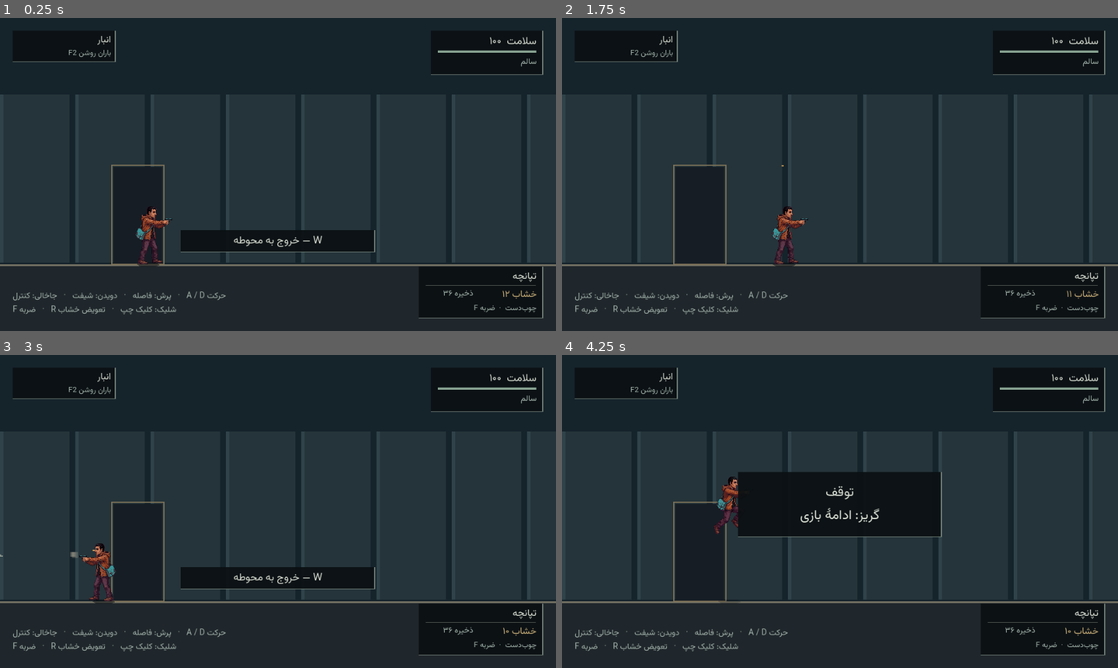
Above: before the commit, frames 1-4 (two rows, left to right).
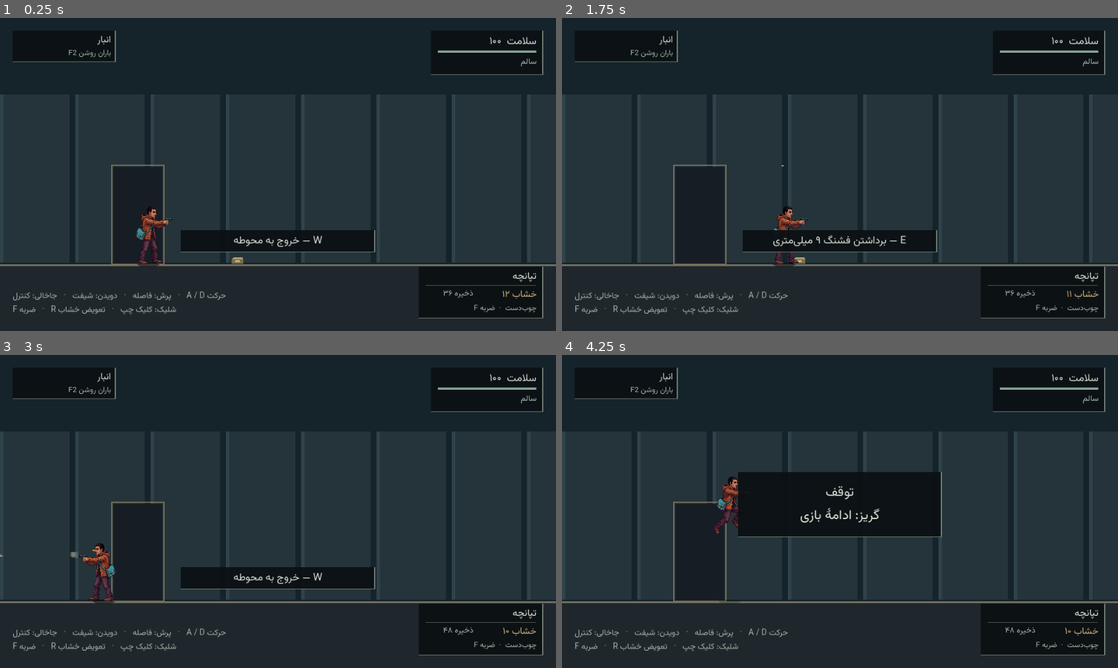
Above: after the commit, the same moments.

Repository: dirakokha/last-haven-game
Game: Godot game, scene res://scenes/side/Warehouse.tscn
The game is run twice, just before and just after one commit, with the same random seed, the same clock (stepped at 60 frames per second) and the same inputs. This scene is started directly instead of the project's main scene.
Inputs (mouse positions are in pixels of both pictures, inside the frame that each line leads up to):
- Up to frame 1 (0.25 s): no input
- Up to frame 2 (1.75 s): tap Enter (restart) at 0.5 s; move the mouse to (962, 158) at 0.52 s; hold D (move_right) 0.53-1.25 s; tap F (bat) at 0.6 s; tap Space (side_jump) at 0.77 s; click (962, 158) at 0.8 s; drag from (728, 190) to (812, 237) at 1.27 s
- Up to frame 3 (3 s): tap Enter (restart) at 2 s; move the mouse to (333, 442) at 2.02 s; hold A (move_left) 2.03-2.75 s; hold Shift (sprint) 2.03-2.75 s; tap E (side_interact) at 2.1 s; drag from (250, 574) to (111, 464) at 2.77 s
- Up to frame 4 (4.25 s): tap Enter (restart) at 3.5 s; move the mouse to (1006, 558) at 3.52 s; hold D (move_right) from 3.53 s (still down); tap F (bat) at 3.6 s; tap Space (side_jump) at 3.77 s; click (1006, 558) at 3.8 s; tap Escape (pause) at 4.15 s

The runs differ from the first frame. In frame 1, less than 0.1% of the frame differs, in the area x 41-44%, y 76-79%; in frame 2, 2.3%, in the area x 32-68%, y 67-79%; in frame 3, less than 0.1%; in frame 4, less than 0.1%.

Commit message:
Share side-view interactions across doors and ammo pickups
Co-authored-by: arena-agent <297053741+arena-agent@users.noreply.github.com>

Diff:
--- a/scenes/side/Court.tscn
+++ b/scenes/side/Court.tscn
@@ -18,4 +18,5 @@
 script = ExtResource("Portal")
 destination = "res://scenes/side/Warehouse.tscn"
 arrival = &"FromCourt"
+placement_id = &"court.door.warehouse"
 entrance_text = "ورود به انبار"
--- a/scenes/side/Warehouse.tscn
+++ b/scenes/side/Warehouse.tscn
@@ -1,7 +1,9 @@
-[gd_scene load_steps=3 format=3]
+[gd_scene load_steps=4 format=3]
 
 [ext_resource type="Script" path="res://scripts/side/side_room.gd" id="Room"]
 [ext_resource type="Script" path="res://scripts/side/side_portal.gd" id="Portal"]
+
+[ext_resource type="Script" path="res://scripts/side/side_ammo_pickup.gd" id="AmmoPickup"]
 
 [node name="Warehouse" type="Node2D"]
 script = ExtResource("Room")
@@ -19,4 +21,26 @@
 script = ExtResource("Portal")
 destination = "res://scenes/side/Court.tscn"
 arrival = &"FromWarehouse"
+placement_id = &"warehouse.door.court"
 entrance_text = "خروج به محوطه"
+
+[node name="AmmoPickup" type="Marker2D" parent="."]
+position = Vector2(410, 425)
+z_index = 1
+script = ExtResource("AmmoPickup")
+rounds = 12
+placement_id = &"warehouse.pickup.9mm.01"
+prompt_text = "برداشتن فشنگ ۹ میلی‌متری"
+reach = 56.0
+
+[node name="Box" type="Polygon2D" parent="AmmoPickup"]
+color = Color(0.47, 0.43, 0.31, 1)
+polygon = PackedVector2Array(-10, -9, 10, -9, 10, -1, -10, -1)
+
+[node name="Lid" type="Polygon2D" parent="AmmoPickup"]
+color = Color(0.71, 0.63, 0.42, 1)
+polygon = PackedVector2Array(-10, -9, -6, -12, 9, -12, 10, -9)
+
+[node name="Label" type="Polygon2D" parent="AmmoPickup"]
+color = Color(0.81, 0.73, 0.54, 1)
+polygon = PackedVector2Array(-4, -7, 4, -7, 4, -4, -4, -4)
--- /dev/null
+++ b/scripts/side/side_ammo_pickup.gd
@@ -0,0 +1,28 @@
+class_name SideAmmoPickup
+extends SideInteractable
+
+const AMMO_ID := &"ammo.9mm"
+const MAX_RESERVE := 9223372036854775807
+@export_range(1, 100) var rounds := 12
+var _run_state: SideRunState
+
+func _ready() -> void:
+	_run_state = SideRunState.for_tree(get_tree())
+	if _run_state.is_collected(placement_id):
+		_consume()
+
+func _is_available(actor: SidePlayer) -> bool:
+	# add_reserve() saturates, so reject a grant that wouldn't fit in full.
+	return _run_state != null and not _run_state.is_collected(placement_id) \
+		and rounds > 0 and actor.reserve_for(AMMO_ID) <= MAX_RESERVE - rounds
+
+func _activate(actor: SidePlayer) -> bool:
+	actor.add_reserve(AMMO_ID, rounds)
+	_run_state.record_collected(placement_id)
+	_consume()
+	return true
+
+func _consume() -> void:
+	enabled = false
+	hide()
+	queue_free()
--- a/scripts/side/side_hud.gd
+++ b/scripts/side/side_hud.gd
@@ -95,7 +95,7 @@
 	add_child(item)
 	return item
 
-func refresh(room: Node, entry: String) -> void:
+func refresh(room: Node, entry: SideInteractable = null) -> void:
 	var player_vitals: CharacterVitals = room.player.vitals
 	var hp := player_vitals.health
 	location.text = tr("انبار" if room.indoor else "محوطهٔ بارگیری")
@@ -115,8 +115,15 @@
 	mag_count.text = tr("خشاب %s") % digits(firearm.magazine)
 	reserve_count.text = tr("ذخیره %s") % digits(room.player.reserve_for(firearm.definition.ammo_id))
 	gear.text = tr("چوب‌دست  ·  ضربه %s") % ltr("F")
-	prompt.visible = (entry != "" or failure) and not room.defeated
-	prompt.text = tr("ورود در دسترس نیست") if failure else tr("%s — %s") % [entrance_key(), entry]
+	var message := ""
+	if not room.defeated and not room.transitioning and not get_tree().paused:
+		if entry != null:
+			message = tr("%s — %s") % [action_key(entry.input_action), entry.interaction_prompt()]
+		elif failure:
+			message = tr("ورود در دسترس نیست")
+	if prompt.text != message:
+		prompt.text = message
+	prompt.visible = not message.is_empty()
 	result.visible = room.defeated or get_tree().paused
 	if room.defeated:
 		result.text = tr("بازمانده از پا افتاد\nانتر: شروع دوباره")
@@ -126,11 +133,12 @@
 func ltr(text: String) -> String:
 	return "\u2066" + text + "\u2069"
 
-func entrance_key() -> String:
-	var keys := InputMap.action_get_events("side_entrance")
-	if not keys.is_empty() and keys[0] is InputEventKey:
-		return ltr(OS.get_keycode_string(keys[0].physical_keycode))
-	return tr("کلید ورود")
+func action_key(action: StringName) -> String:
+	for binding in InputMap.action_get_events(action):
+		if binding is InputEventKey:
+			var code: Key = binding.physical_keycode if binding.physical_keycode != 0 else binding.keycode
+			return ltr(OS.get_keycode_string(code))
+	return tr("کلید تعامل")
 
 func digits(n: int) -> String:
 	var text := str(n)
@@ -147,16 +155,16 @@
 	var room := get_parent()
 	if event.is_action_pressed("pause") and not room.transitioning and not room.defeated:
 		get_tree().paused = not get_tree().paused
-		refresh(room, "")
+		refresh(room)
 		get_viewport().set_input_as_handled()
 	elif event.is_action_pressed("restart") and room.defeated:
 		get_viewport().set_input_as_handled()
-		get_tree().change_scene_to_file("res://scenes/side/Court.tscn")
+		room.restart_after_defeat()
 	elif event is InputEventKey and event.pressed and not event.echo:
 		match event.physical_keycode:
 			KEY_F2:
 				room.toggle_rain()
-				refresh(room, "")
+				refresh(room)
 			KEY_F3:
 				room.view.toggle_shadows()
 			KEY_F11:
--- /dev/null
+++ b/scripts/side/side_interactable.gd
@@ -0,0 +1,39 @@
+class_name SideInteractable
+extends Marker2D
+
+const GROUP := &"side_interactables"
+
+@export var placement_id: StringName
+@export var prompt_text := ""
+@export var input_action := &"side_interact"
+@export var reach := 70.0
+@export var vertical_tolerance := 16.0
+@export var enabled := true
+
+func _enter_tree() -> void:
+	add_to_group(GROUP)
+
+func interaction_prompt() -> String:
+	return tr(prompt_text)
+
+func horizontal_distance(actor: SidePlayer) -> float:
+	return absf(actor.global_position.x - global_position.x)
+
+func can_activate(actor: SidePlayer) -> bool:
+	return enabled and placement_id != &"" and is_inside_tree() and not is_queued_for_deletion() \
+		and InputMap.has_action(input_action) and not get_tree().paused and can_process() \
+		and is_instance_valid(actor) and actor.is_inside_tree() and actor.get_tree() == get_tree() \
+		and actor.can_process() and not actor.vitals.is_depleted() and actor.is_on_floor() \
+		and horizontal_distance(actor) < reach \
+		and absf(actor.global_position.y - global_position.y) < vertical_tolerance \
+		and _is_available(actor)
+
+# Recheck policy at the point of use. Subclasses implement only the local transaction.
+func activate(actor: SidePlayer) -> bool:
+	return can_activate(actor) and _activate(actor)
+
+func _is_available(_actor: SidePlayer) -> bool:
+	return false
+
+func _activate(_actor: SidePlayer) -> bool:
+	return false
--- a/scripts/side/side_portal.gd
+++ b/scripts/side/side_portal.gd
@@ -1,11 +1,25 @@
 class_name SidePortal
-extends Marker2D
+extends SideInteractable
 
 @export_file("*.tscn") var destination: String
 @export var arrival: StringName
 @export var entrance_text := "ورود"
-@export var reach := 70.0
 
-func in_reach(actor: SidePlayer) -> bool:
-	return actor.is_on_floor() and absf(actor.global_position.x - global_position.x) < reach \
-		and absf(actor.global_position.y - global_position.y) < 16.0
+func _init() -> void:
+	input_action = &"side_entrance"
+
+func interaction_prompt() -> String:
+	return tr(entrance_text)
+
+func _is_available(actor: SidePlayer) -> bool:
+	var room := _room()
+	return room != null and room.player == actor and ResourceLoader.exists(destination, "PackedScene")
+
+func _activate(_actor: SidePlayer) -> bool:
+	return _room().start_travel(destination, arrival)
+
+func _room() -> SideRoom:
+	var node := get_parent()
+	while node != null and not node is SideRoom:
+		node = node.get_parent()
+	return node as SideRoom
--- a/scripts/side/side_room.gd
+++ b/scripts/side/side_room.gd
@@ -18,7 +18,6 @@
 var hud := SideHUD.new()
 var effects := SideEffects.new()
 var rain_enabled := true
-var portals: Array[SidePortal] = []
 # This snapshot is only needed in a room with no live Walker instance.
 var _absent_walker_hp := 0
 var transitioning := false
@@ -28,9 +27,6 @@
 
 func _ready() -> void:
 	Input.set_default_cursor_shape(Input.CURSOR_ARROW)
-	for node in get_children():
-		if node is SidePortal:
-			portals.append(node)
 	rain_enabled = SideWeatherPreferences.read()
 	var transfer := get_tree().get_meta(TRANSFER, {}) as Dictionary
 	if get_tree().has_meta(TRANSFER):
@@ -121,34 +117,61 @@
 func _process(delta: float) -> void:
 	var target := clampf(player.position.x + 70.0 * player.facing, 480.0, room_width - 480.0)
 	camera.position.x = lerpf(camera.position.x, target, 1.0 - exp(-delta * 9.0))
-	var prompt := ""
-	if not transitioning and not defeated:
-		for portal in portals:
-			if portal.in_reach(player):
-				prompt = portal.entrance_text
-				if Input.is_action_just_pressed("side_entrance"):
-					travel(portal)
-				break
-	hud.refresh(self, prompt)
+	var selected := select_interactable()
+	if selected != null and Input.is_action_just_pressed(selected.input_action) and selected.activate(player):
+		selected = select_interactable()
+	hud.refresh(self, selected)
 
-func travel(portal: SidePortal) -> void:
-	if transitioning or defeated or not portal.in_reach(player):
-		return
-	if not ResourceLoader.exists(portal.destination, "PackedScene"):
-		hud.failure = true
-		return
+func _interaction_allowed() -> bool:
+	return is_instance_valid(player) and not transitioning and not defeated and not get_tree().paused
+
+func select_interactable() -> SideInteractable:
+	if not _interaction_allowed():
+		return null
+	var selected: SideInteractable
+	var nearest := INF
+	for node in get_tree().get_nodes_in_group(SideInteractable.GROUP):
+		var candidate := node as SideInteractable
+		if candidate == null or not is_ancestor_of(candidate) or not candidate.can_activate(player):
+			continue
+		var distance := candidate.horizontal_distance(player)
+		if selected == null or distance < nearest or (distance == nearest and _precedes(candidate, selected)):
+			selected = candidate
+			nearest = distance
+	return selected
+
+# Equal horizontal distance: authored ID wins; node path is a deterministic
+# fallback for erroneous duplicate IDs, not an identity used by run state.
+func _precedes(candidate: SideInteractable, selected: SideInteractable) -> bool:
+	if candidate.placement_id != selected.placement_id:
+		return String(candidate.placement_id) < String(selected.placement_id)
+	return String(candidate.get_path()) < String(selected.get_path())
+
+func start_travel(destination: String, arrival: StringName) -> bool:
+	if not _interaction_allowed() or not ResourceLoader.exists(destination, "PackedScene"):
+		return false
 	transitioning = true
 	world.process_mode = Node.PROCESS_MODE_DISABLED
 	var walker_hp := walker.vitals.health if is_instance_valid(walker) else _absent_walker_hp
-	get_tree().set_meta(TRANSFER, {"arrival": portal.arrival, "health": player.vitals.health,
+	get_tree().set_meta(TRANSFER, {"arrival": arrival, "health": player.vitals.health,
 		"magazine": weapon.firearm.magazine, "reserve": player.reserve_for(PISTOL.ammo_id), "walker_hp": walker_hp})
+	_finish_travel(destination)
+	return true
+
+func _finish_travel(destination: String) -> void:
 	await hud.fade_to(1.0)
-	if get_tree().change_scene_to_file(portal.destination) != OK:
+	if get_tree().change_scene_to_file(destination) != OK:
 		get_tree().remove_meta(TRANSFER)
 		world.process_mode = Node.PROCESS_MODE_INHERIT
 		transitioning = false
 		hud.failure = true
 		hud.fade_to(0.0)
+
+func restart_after_defeat() -> void:
+	if not defeated or transitioning:
+		return
+	SideRunState.for_tree(get_tree()).reset()
+	get_tree().change_scene_to_file(COURT)
 
 func take_damage(amount: int) -> void:
 	if not transitioning:
--- /dev/null
+++ b/scripts/side/side_run_state.gd
@@ -0,0 +1,20 @@
+class_name SideRunState
+extends RefCounted
+
+const KEY := &"side_run_state"
+var _collected: Dictionary[StringName, bool] = {}
+
+# The SceneTree outlives its current room; nothing here is serialized.
+static func for_tree(tree: SceneTree) -> SideRunState:
+	if not tree.has_meta(KEY):
+		tree.set_meta(KEY, SideRunState.new())
+	return tree.get_meta(KEY) as SideRunState
+
+func is_collected(placement_id: StringName) -> bool:
+	return _collected.has(placement_id)
+
+func record_collected(placement_id: StringName) -> void:
+	_collected[placement_id] = true
+
+func reset() -> void:
+	_collected.clear()
--- /dev/null
+++ b/tests/side_interaction_test.gd
@@ -0,0 +1,200 @@
+extends SceneTree
+
+const COURT := "res://scenes/side/Court.tscn"
+const AMMO := &"ammo.9mm"
+const PICKUP := &"warehouse.pickup.9mm.01"
+const BOX_POSITION := Vector2(410, 425)
+var failures := 0
+
+func _initialize() -> void:
+	call_deferred("run")
+
+func check(value: bool, label: String) -> void:
+	if not value:
+		failures += 1
+		push_error(label)
+
+func settle(count: int = 3) -> void:
+	for i in range(count):
+		await physics_frame
+	await process_frame
+
+func key_event(code: Key, pressed: bool) -> void:
+	var event := InputEventKey.new()
+	event.physical_keycode = code
+	event.pressed = pressed
+	Input.parse_input_event(event)
+	Input.flush_buffered_events()
+
+func press(code: Key) -> void:
+	key_event(code, true)
+	await settle(2)
+	key_event(code, false)
+
+func move_actor(room: SideRoom, point: Vector2) -> void:
+	room.player.position = point
+	room.player.velocity = Vector2.ZERO
+	await settle()
+
+func run() -> void:
+	create_timer(16.0).timeout.connect(func() -> void:
+		push_error("Side interaction test timed out")
+		quit(1))
+	root.size = Vector2i(960, 540)
+	if change_scene_to_file(COURT) != OK:
+		quit(1)
+		return
+	await scene_changed
+	var room := current_scene as SideRoom
+	room.walker.active = false
+	await settle()
+	check(room.select_interactable() == null and not room.hud.prompt.visible, "no interaction at Court spawn")
+	var portal := room.get_node("WarehouseEntrance") as SidePortal
+	await move_actor(room, portal.position)
+	check(room.select_interactable() == portal and portal.input_action == &"side_entrance",
+		"room discovers the authored portal with side_entrance")
+	check(room.hud.prompt.visible and room.hud.prompt.text == "\u2066W\u2069 — ورود به انبار",
+		"Persian portal prompt displays isolated W")
+	await press(KEY_E)
+	check(not room.transitioning, "E cannot activate the selected W door")
+	var destination := portal.destination
+	portal.destination = "res://scenes/side/Missing.tscn"
+	await press(KEY_W)
+	check(room.select_interactable() == null and not room.transitioning and not portal.activate(room.player),
+		"an invalid portal destination cannot start travel")
+	portal.destination = destination
+	room.weapon.firearm.restore_magazine(7)
+	await press(KEY_W)
+	check(room.transitioning and not portal.activate(room.player), "W starts only one transition")
+	await scene_changed
+	room = current_scene as SideRoom
+	await settle()
+	var pickup := room.get_node("AmmoPickup") as SideAmmoPickup
+	check(room.indoor and room.player.position.is_equal_approx(Vector2(265, 425)), "W arrives at the Warehouse marker")
+	check(room.select_interactable() == room.get_node("CourtEntrance") and room.hud.prompt.text == "\u2066W\u2069 — خروج به محوطه",
+		"Warehouse return portal uses W and its Persian prompt")
+	await press(KEY_E)
+	check(not pickup.activate(room.player) and room.player.reserve_for(AMMO) == 36,
+		"E and a direct request outside pickup reach do not grant reserve")
+
+	await move_actor(room, BOX_POSITION)
+	check(room.select_interactable() == pickup and pickup.input_action == &"side_interact",
+		"room discovers generic E interaction")
+	check(room.hud.prompt.visible and room.hud.prompt.text == "\u2066E\u2069 — برداشتن فشنگ ۹ میلی‌متری",
+		"Persian pickup prompt displays isolated E")
+	await press(KEY_W)
+	check(not room.transitioning and room.player.reserve_for(AMMO) == 36, "W cannot activate the selected pickup")
+
+	var other := SideAmmoPickup.new()
+	other.position = BOX_POSITION + Vector2(10, 0)
+	other.placement_id = &"test.pickup"
+	room.add_child(other)
+	check(room.select_interactable() == pickup, "nearest valid interaction wins regardless of ID")
+	other.position = BOX_POSITION
+	check(room.select_interactable() == other, "equal distance uses stable lexical placement ID")
+	other.position.y -= other.vertical_tolerance + 1.0
+	check(room.select_interactable() == pickup and not other.activate(room.player), "vertical tolerance excludes another level")
+	other.position = BOX_POSITION
+	other.enabled = false
+	check(room.select_interactable() == pickup and not other.activate(room.player), "disabled entries are ignored")
+	other.queue_free()
+	var outsider := SideAmmoPickup.new()
+	outsider.placement_id = &"outside.current.room"
+	outsider.position = BOX_POSITION
+	root.add_child(outsider)
+	check(room.select_interactable() == pickup, "other scene branches cannot win room selection")
+	outsider.queue_free()
+
+	await press(KEY_ESCAPE)
+	await press(KEY_E)
+	check(paused and not room.hud.prompt.visible and not pickup.activate(room.player)
+		and room.player.reserve_for(AMMO) == 36, "pause blocks E and direct activation")
+	await press(KEY_ESCAPE)
+	await press(KEY_SPACE)
+	await press(KEY_E)
+	check(not room.player.is_on_floor() and room.select_interactable() == null and not pickup.activate(room.player)
+		and room.player.reserve_for(AMMO) == 36, "airborne E cannot collect the pickup")
+
+	# Start a real fade, then move the frozen actor to the box to exercise the
+	# transition guard independently of the distance and grounded checks.
+	var return_portal := room.get_node("CourtEntrance") as SidePortal
+	await move_actor(room, return_portal.position)
+	await press(KEY_W)
+	check(room.transitioning and room.player.is_on_floor(), "W starts the real return fade from the floor")
+	room.player.position = BOX_POSITION
+	await press(KEY_E)
+	check(room.transitioning and room.select_interactable() == null and not pickup.activate(room.player)
+		and room.player.reserve_for(AMMO) == 36, "the fade blocks pickup even at the box")
+	await scene_changed
+	room = current_scene as SideRoom
+	room.walker.active = false
+	await settle()
+	check(not room.indoor and room.player.position.is_equal_approx(Vector2(680, 425)), "W returns to the Court marker")
+	await press(KEY_W)
+	await scene_changed
+	room = current_scene as SideRoom
+	await move_actor(room, BOX_POSITION)
+	pickup = room.get_node("AmmoPickup") as SideAmmoPickup
+	var rounds: int = pickup.rounds
+	var duplicate := pickup.duplicate() as SideAmmoPickup
+	duplicate.name = "DuplicatePlacement"
+	check(rounds == 12 and pickup.placement_id == PICKUP and pickup.visible, "authored box offers exactly 12 rounds")
+	room.player.add_reserve(&"ammo.test.unrelated", 3)
+	pickup.rounds = 0
+	await press(KEY_E)
+	check(is_instance_valid(pickup) and room.player.reserve_for(AMMO) == 36, "invalid grant does not consume the placement")
+	pickup.rounds = rounds
+	await press(KEY_E)
+	check(room.player.reserve_for(AMMO) == 36 + rounds and room.weapon.firearm.magazine == 7
+		and room.player.reserve_for(&"ammo.test.unrelated") == 3, "E adds only configured 9mm reserve, not magazine or other ammo")
+	check(room.hud.reserve_count.text == "ذخیره ۴۸" and not room.hud.prompt.visible, "HUD updates reserve and clears consumed prompt")
+	room.add_child(duplicate)
+	check(not duplicate.visible and not duplicate.activate(room.player), "the same placement ID is rejected immediately on rebuild")
+	await press(KEY_E)
+	check(not is_instance_valid(pickup) and not is_instance_valid(duplicate) and room.player.reserve_for(AMMO) == 48,
+		"repeated E cannot grant ammo twice")
+
+	await move_actor(room, (room.get_node("CourtEntrance") as SidePortal).position)
+	await press(KEY_W)
+	await scene_changed
+	room = current_scene as SideRoom
+	room.walker.active = false
+	await settle()
+	check(room.player.reserve_for(AMMO) == 48 and room.weapon.firearm.magazine == 7, "added ammo crosses into Court")
+	await press(KEY_W)
+	await scene_changed
+	room = current_scene as SideRoom
+	await move_actor(room, BOX_POSITION)
+	check(room.get_node_or_null("AmmoPickup") == null and room.select_interactable() == null,
+		"collected placement stays absent on return")
+	await press(KEY_E)
+	check(room.player.reserve_for(AMMO) == 48, "round trip preserves added ammo without a second grant")
+
+	room.take_damage(100)
+	check(room.defeated, "defeat permits explicit restart")
+	key_event(KEY_ENTER, true)
+	await scene_changed
+	key_event(KEY_ENTER, false)
+	room = current_scene as SideRoom
+	room.walker.active = false
+	await move_actor(room, (room.get_node("WarehouseEntrance") as SidePortal).position)
+	check(not room.defeated and room.player.reserve_for(AMMO) == 36 and room.weapon.firearm.magazine == 12,
+		"Enter starts a fresh life with the approved loadout")
+	await press(KEY_W)
+	await scene_changed
+	room = current_scene as SideRoom
+	await move_actor(room, BOX_POSITION)
+	pickup = room.get_node_or_null("AmmoPickup") as SideAmmoPickup
+	check(pickup != null and room.select_interactable() == pickup, "defeat restart restores the collected placement")
+	room.take_damage(100)
+	await press(KEY_E)
+	check(room.defeated and room.select_interactable() == null and pickup != null and not pickup.activate(room.player)
+		and room.player.reserve_for(AMMO) == 36, "defeated actor cannot collect an unconsumed pickup")
+	# Let the audio server release the room's ambient playback before exit.
+	room.audio.warehouse.stop()
+	await settle(8)
+	unload_current_scene()
+	await settle()
+	if failures == 0:
+		print("PASS: shared interaction discovery, W/E prompts and guards, 9mm transaction, return persistence and defeat reset")
+	quit(0 if failures == 0 else 1)
Not shown, changed: docs/CORE_GAMEPLAY_FOUNDATION.md
